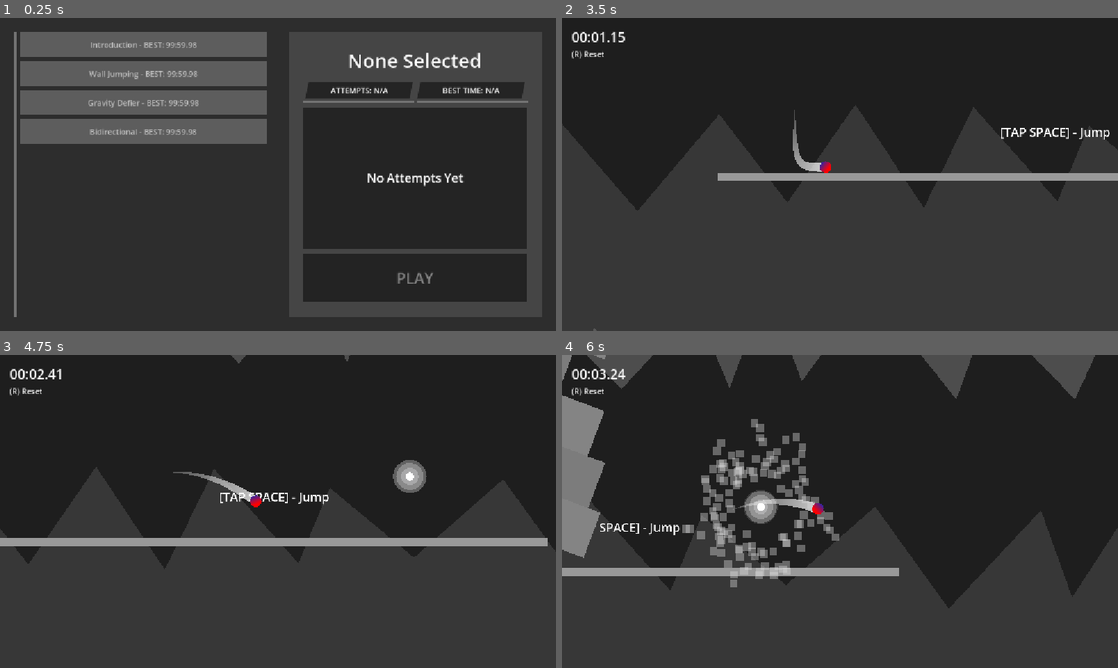
Above: before the commit, frames 1-4 (two rows, left to right).
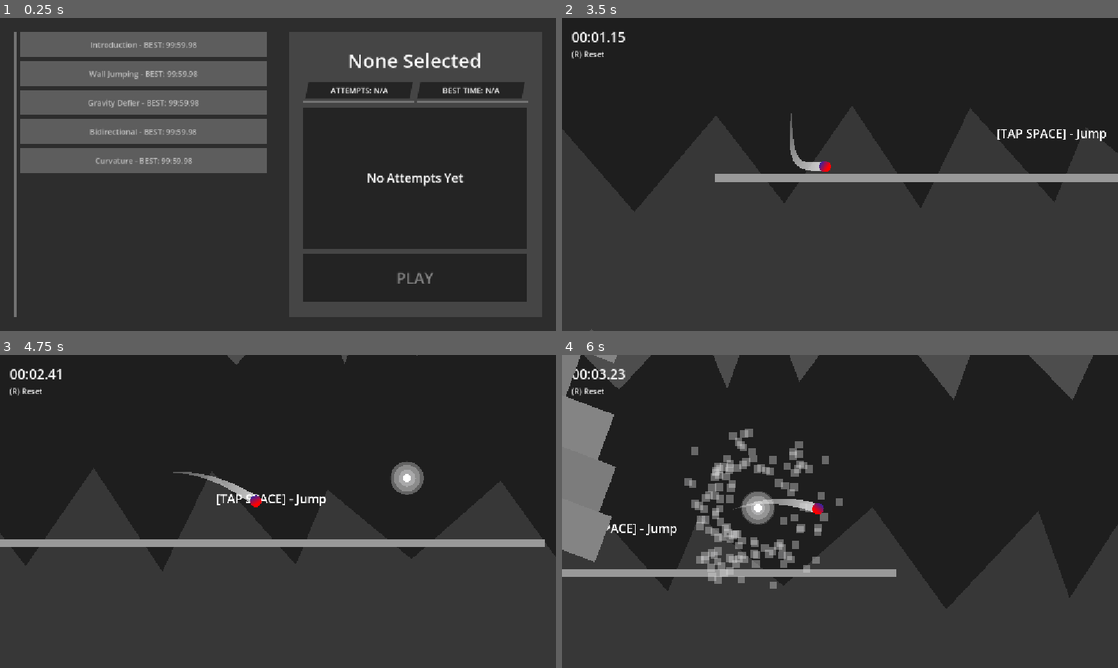
Above: after the commit, the same moments.

Repository: appellatebaton0/wierd-jam
Game: Godot game, scene res://Scenes/Main.tscn
Same seed, same stepped clock (60 frames per second), same inputs: the game is played once before the commit and once after it.
Inputs:
- Up to frame 1 (0.25 s): no input
- Up to frame 2 (3.5 s): click "Introduction - BEST: 99:59.98" at 0.5 s; click "PLAY" at 1.25 s; click "PLAY" at 2 s; tap Space (Jump) at 2.75, 3.02 s; hold W from 2.78 s (still down)
- Up to frame 3 (4.75 s): tap Space (Jump) at 3.5, 3.77, 4.25 s; release W at 3.53 s; hold W from 4.28 s (still down)
- Up to frame 4 (6 s): tap Space (Jump) at 5, 5.27, 5.75 s; release W at 5.78 s

The runs differ from the first frame. In frame 1, 3.5% of the frame differs, in the area x 3-48%, y 41-50%; in frame 2, 2.3%; in frame 3, 2.3%; in frame 4, 8.2%, in the area x 0-100%, y 0-82%.

Commit message:
h15.3 - Curvature
Made another level, and edited a few other things. Lots of playtesting, mostly.

Diff:
--- /dev/null
+++ b/Scenes/Levels/Curvature.tscn
@@ -0,0 +1,88 @@
+[gd_scene format=3 uid="uid://c7n08ptqkc217"]
+
+[ext_resource type="PackedScene" uid="uid://bp4ot4t75mw16" path="res://Scenes/BaseLevel.tscn" id="1_d8lem"]
+[ext_resource type="PackedScene" uid="uid://dffj877vhhx4u" path="res://Scenes/LongRail.tscn" id="2_aus6k"]
+[ext_resource type="PackedScene" uid="uid://c8owosjuwdc1g" path="res://Scenes/MediumRail.tscn" id="3_7o0bt"]
+
+[node name="Level" unique_id=1515485159 instance=ExtResource("1_d8lem")]
+index = 5
+
+[node name="Player" parent="." index="5" unique_id=993666105]
+position = Vector2(-263, -182.00006)
+
+[node name="Goal" parent="." index="7" unique_id=347924917]
+position = Vector2(1756, -204)
+
+[node name="LongRail" parent="." index="8" unique_id=1357488898 instance=ExtResource("2_aus6k")]
+position = Vector2(26.999985, 454)
+rotation = 0.38397244
+
+[node name="LongRail13" parent="." index="9" unique_id=1569164298 instance=ExtResource("2_aus6k")]
+position = Vector2(-300, 130)
+rotation = 1.1868238
+
+[node name="LongRail2" parent="." index="10" unique_id=699260705 instance=ExtResource("2_aus6k")]
+position = Vector2(502, 547)
+
+[node name="LongRail3" parent="." index="11" unique_id=1996953324 instance=ExtResource("2_aus6k")]
+position = Vector2(642, 547)
+
+[node name="LongRail5" parent="." index="12" unique_id=358550064 instance=ExtResource("2_aus6k")]
+position = Vector2(1147, 547)
+
+[node name="MediumRail" parent="." index="13" unique_id=1479337559 instance=ExtResource("3_7o0bt")]
+position = Vector2(1478, 501.00006)
+rotation = -0.5235988
+
+[node name="MediumRail2" parent="." index="14" unique_id=1484732383 instance=ExtResource("3_7o0bt")]
+position = Vector2(1603.0001, 376.00003)
+rotation = -1.0471976
+
+[node name="LongRail6" parent="." index="15" unique_id=853012036 instance=ExtResource("2_aus6k")]
+position = Vector2(1649, 45)
+rotation = 1.5707964
+
+[node name="LongRail7" parent="." index="16" unique_id=162837146 instance=ExtResource("2_aus6k")]
+position = Vector2(1378, -339)
+rotation = 1.5707964
+
+[node name="MediumRail3" parent="." index="17" unique_id=1544814590 instance=ExtResource("3_7o0bt")]
+position = Vector2(1333.0001, -670.00006)
+rotation = 1.0471976
+
+[node name="MediumRail4" parent="." index="18" unique_id=1340363652 instance=ExtResource("3_7o0bt")]
+position = Vector2(1209, -793.99994)
+rotation = 0.5235988
+
+[node name="LongRail8" parent="." index="19" unique_id=301702888 instance=ExtResource("2_aus6k")]
+position = Vector2(878, -840)
+
+[node name="LongRail9" parent="." index="20" unique_id=1056798421 instance=ExtResource("2_aus6k")]
+position = Vector2(878, -840)
+
+[node name="LongRail11" parent="." index="21" unique_id=1449357304 instance=ExtResource("2_aus6k")]
+position = Vector2(108, -851)
+
+[node name="MediumRail5" parent="." index="22" unique_id=990170884 instance=ExtResource("3_7o0bt")]
+position = Vector2(-223, -805)
+rotation = -0.5235988
+
+[node name="MediumRail6" parent="." index="23" unique_id=245054607 instance=ExtResource("3_7o0bt")]
+position = Vector2(-348, -680)
+rotation = -1.0471976
+
+[node name="LongRail12" parent="." index="24" unique_id=2126125074 instance=ExtResource("2_aus6k")]
+position = Vector2(-394, -349)
+rotation = 1.5707964
+
+[node name="LongRail4" parent="." index="25" unique_id=1500057557 instance=ExtResource("2_aus6k")]
+position = Vector2(-169, 604)
+rotation = 0.42413715
+
+[node name="LongRail14" parent="." index="26" unique_id=2130681385 instance=ExtResource("2_aus6k")]
+position = Vector2(285, 736)
+rotation = 0.109984174
+
+[node name="MediumRail7" parent="." index="27" unique_id=99596974 instance=ExtResource("3_7o0bt")]
+position = Vector2(547.00006, -1047)
+rotation = 0.46212757
--- a/Scenes/Player.tscn
+++ b/Scenes/Player.tscn
@@ -45,7 +45,7 @@
 fill_to = Vector2(0.6495727, 0.7307692)
 
 [sub_resource type="CircleShape2D" id="CircleShape2D_kyqiw"]
-radius = 30.0
+radius = 34.0
 
 [node name="Player" type="CharacterBody2D" unique_id=993666105 groups=["Player"]]
 z_index = 1
--- a/Scripts/Animator.gd
+++ b/Scripts/Animator.gd
@@ -3,7 +3,6 @@
 
 # Where to put levels.
 @export var main:Node
-
 @export var level_screen:LevelScreen
 
 var current_level_data:LevelData
--- a/Scripts/Camera.gd
+++ b/Scripts/Camera.gd
@@ -13,5 +13,4 @@
 	global_position = lerp(global_position, player.global_position + (0.3 * player.velocity), 0.09)
 
 func _on_reset():
-	print("R")
 	global_position = player.global_position
--- a/Scripts/LevelEntry.gd
+++ b/Scripts/LevelEntry.gd
@@ -8,7 +8,7 @@
 	# Set some labels somewhere using the data.
 	text = with.level_name
 
-func _process(delta: float) -> void: if data:
+func _process(_delta: float) -> void: if data:
 	text = data.level_name + " - BEST: " + Global.time_as_display(data.best_time())
 
 func _other_selected(): disabled = false
--- a/Scripts/Player.gd
+++ b/Scripts/Player.gd
@@ -28,8 +28,6 @@
 	jump_buffering = move_toward(jump_buffering, 0, delta)
 	if Input.is_action_just_pressed("Jump"): jump_buffering = JUMP_BUFFER
 
-	velocity += get_gravity() * delta
-
 	# Grinding
 	if snapped_to:
 		velocity = direction * max(grind_speed, on_snap_mag)
@@ -55,6 +53,7 @@
 	# Freefall
 	else:
 
+		velocity += get_gravity() * delta
 
 		# Set the current direction to the velocity (automatically normalized).
 		direction = velocity
--- a/Scripts/PlayerTrail.gd
+++ b/Scripts/PlayerTrail.gd
@@ -13,7 +13,7 @@
 
 
 # Called every frame. 'delta' is the elapsed time since the previous frame.
-func _process(delta: float) -> void:
+func _process(_delta: float) -> void:
 
 	for i in range(len(points)):
 		if i == 0:
